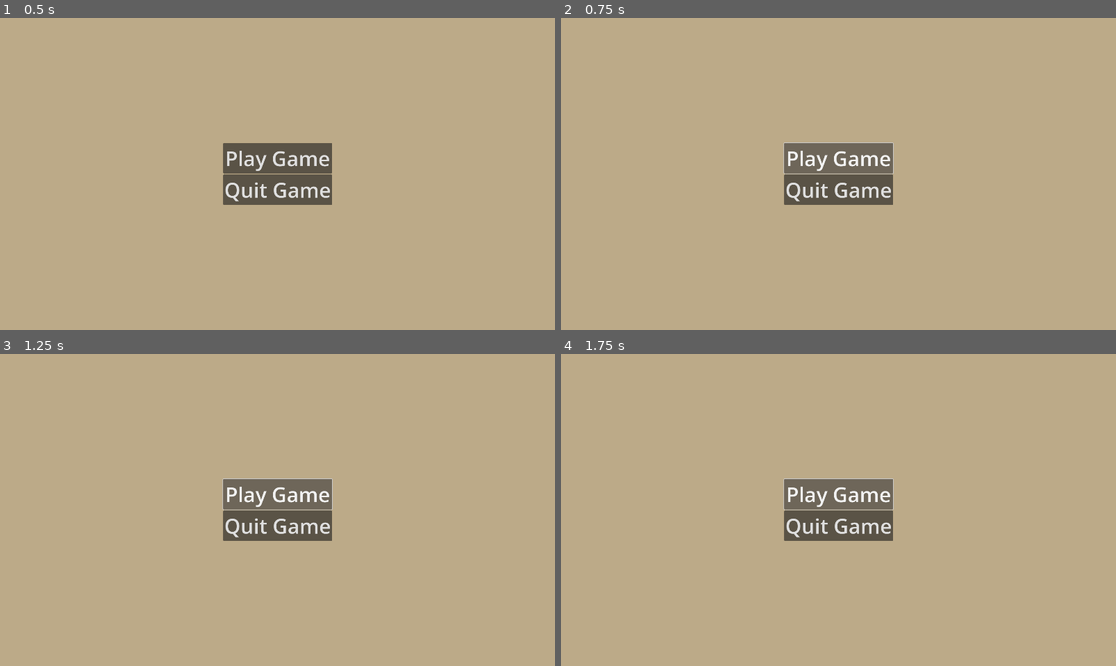
Above: before the commit, frames 1-4 (two rows, left to right).
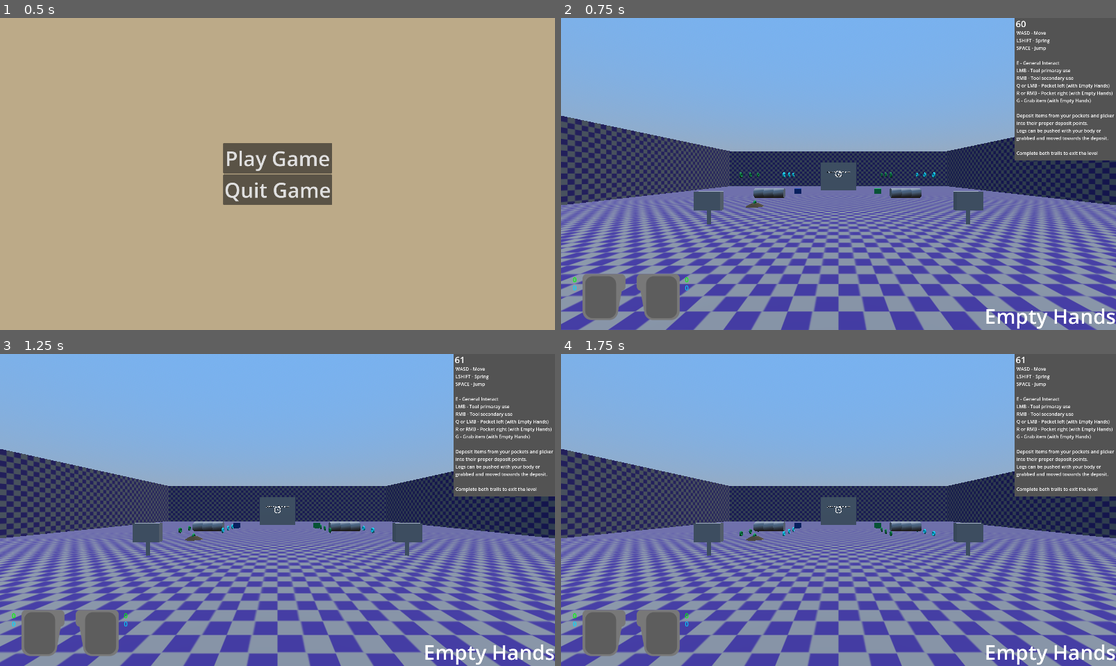
Above: after the commit, the same moments.

Repository: WoolyDrool/TrailGame
Game: Godot game, scene res://App/game.tscn
The game is run twice, just before and just after one commit, with the same random seed, the same clock (stepped at 60 frames per second) and the same inputs.
Inputs (mouse positions are in pixels of both pictures, inside the frame that each line leads up to):
- Up to frame 1 (0.5 s): no input
- Up to frame 2 (0.75 s): click "Play Game" at 0.5 s
- Up to frame 3 (1.25 s): no input
- Up to frame 4 (1.75 s): click (838, 494) at 1.25 s, where only the run before the commit has a clickable "Play Game"

Frame 1 is identical in both runs. In frame 2, 100% of the frame differs, in the area x 0-100%, y 0-100%; in frame 3, 100%; in frame 4, 100%.
Error before the commit: Attempt to call function 'instantiate' in base 'null instance' on a null instance. (res://App/scene_manager.gd:18)

Commit message:
Moved checkerboard texture

Diff:
--- a/Content/maps/level_0.tscn
+++ b/Content/maps/level_0.tscn
@@ -1,6 +1,6 @@
 [gd_scene load_steps=29 format=3 uid="uid://dcn048utcp7wd"]
 
-[ext_resource type="Texture2D" uid="uid://c31tbmy4phf2h" path="res://addons/qodot/textures/base/checkerboard.png" id="1_krpfu"]
+[ext_resource type="Texture2D" uid="uid://c31tbmy4phf2h" path="res://Content/sprites/checkerboard.png" id="1_krpfu"]
 [ext_resource type="PackedScene" uid="uid://bw8sepo1dej0s" path="res://Game/player/player.tscn" id="3_q3n1x"]
 [ext_resource type="PackedScene" uid="uid://d3owmt0k6634o" path="res://Game/entities/recycle_deposit_point.tscn" id="5_hyroh"]
 [ext_resource type="PackedScene" uid="uid://cqrgt8fr6vutg" path="res://Game/entities/trash_deposit_point.tscn" id="6_2qvif"]
--- a/Content/maps/level_1.tscn
+++ b/Content/maps/level_1.tscn
@@ -1,6 +1,6 @@
 [gd_scene load_steps=8 format=3 uid="uid://28mfp7oec0ef"]
 
-[ext_resource type="Texture2D" uid="uid://c31tbmy4phf2h" path="res://addons/qodot/textures/base/checkerboard.png" id="1_dp4rc"]
+[ext_resource type="Texture2D" uid="uid://c31tbmy4phf2h" path="res://Content/sprites/checkerboard.png" id="1_dp4rc"]
 [ext_resource type="PackedScene" uid="uid://bw8sepo1dej0s" path="res://Game/player/player.tscn" id="2_u46s3"]
 
 [sub_resource type="ProceduralSkyMaterial" id="ProceduralSkyMaterial_lg8te"]
Binary file added: Content/sprites/checkerboard.png
Not shown, added: Content/sprites/checkerboard.png.import
